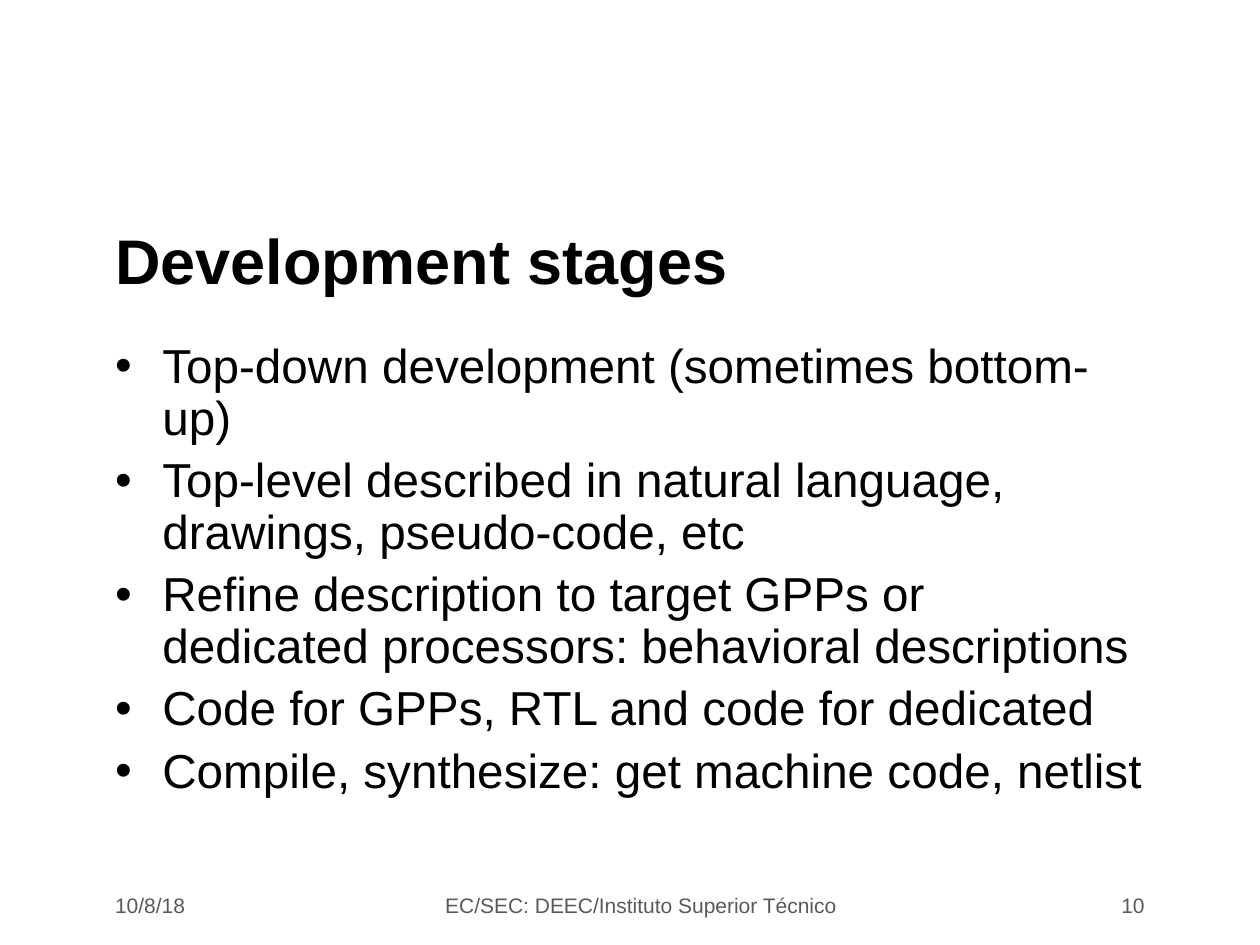
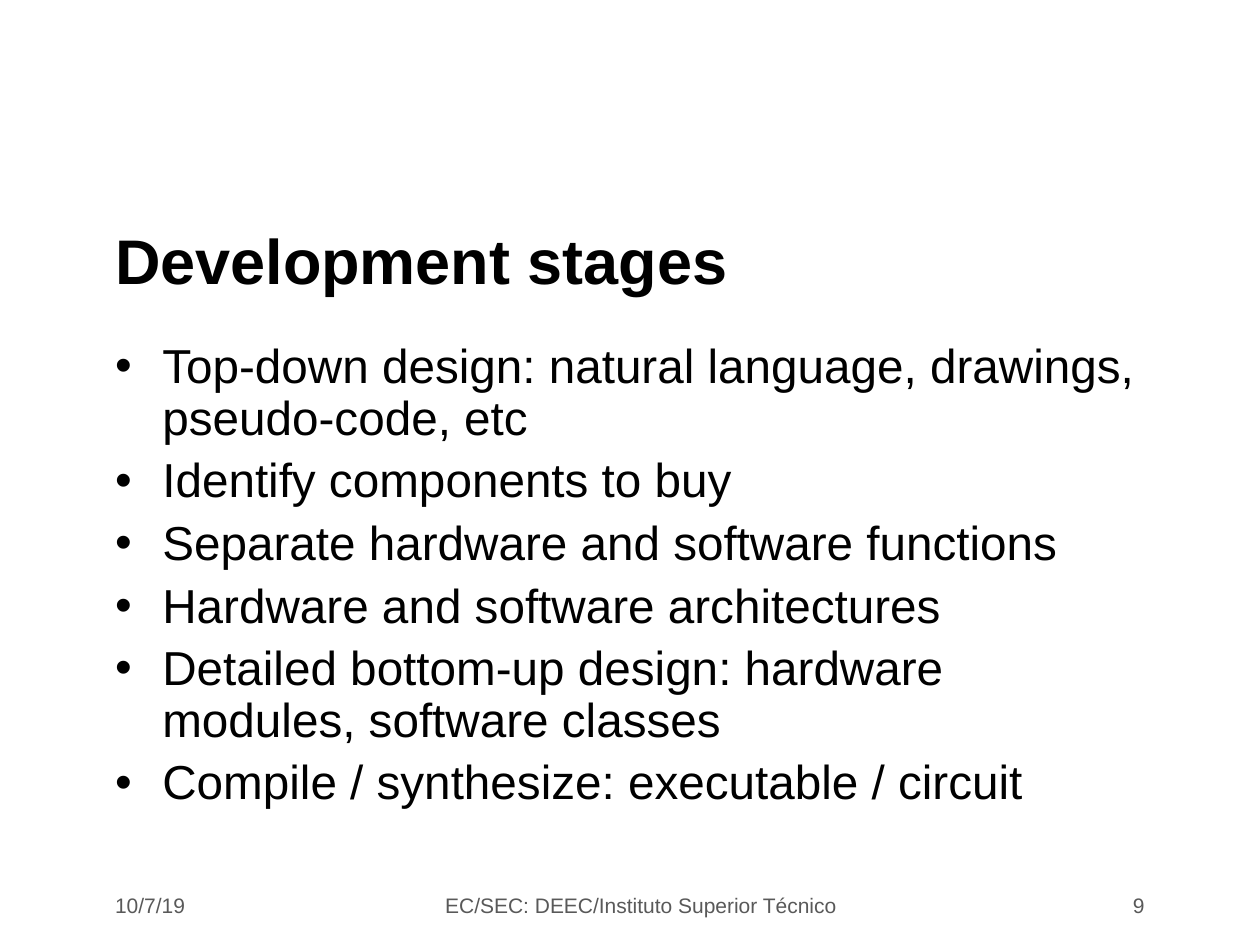
Before and after one commit to jjts/ist-sec, a slide deck: slide 9 of lectures/l6_design_choices/l6.odp (slide 10 before the commit). Drawn at 1260x945 pixels with LibreOffice and Linux fonts; fonts in the diff are those of the drawing; background and template pictures are left out. Boxes give left, top, right and bottom in pixels: in the first picture for what was removed or moved away, otherwise in the second. Text is boxed around its words. In the diff, an @@ line names an element or a change of style, - is before the commit and + after.

Commit message:
update lecture 6

```diff
--- a/lectures/l6_design_choices/l6.odp
+++ b/lectures/l6_design_choices/l6.odp
@@ text at box(162, 348, 1134, 809): text changed @@
-• Top-down development (sometimes bottom-up)
-• Top-level described in natural language, drawings, pseudo-code, etc
-• Refine description to target GPPs or dedicated processors: behavioral descriptions
-• Code for GPPs, RTL and code for dedicated
-• Compile, synthesize: get machine code, netlist
+• Top-down design: natural language, drawings, pseudo-code, etc
+• Identify components to buy
+• Separate hardware and software functions
+• Hardware and software architectures
+• Detailed bottom-up design: hardware modules, software classes
+• Compile / synthesize: executable / circuit
@@ text at box(115, 898, 185, 913): text changed @@
-10/8/18
+10/7/19
@@ page number at box(1133, 898, 1145, 913): text changed @@
-10
+9
```
Also in this commit, not shown: 18 other slides changed, 8 slides removed.
